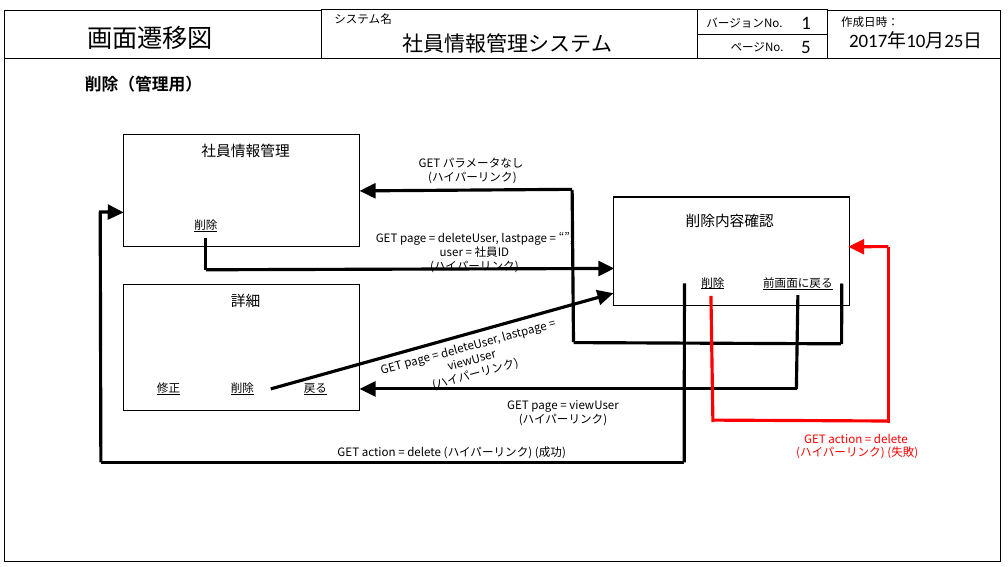
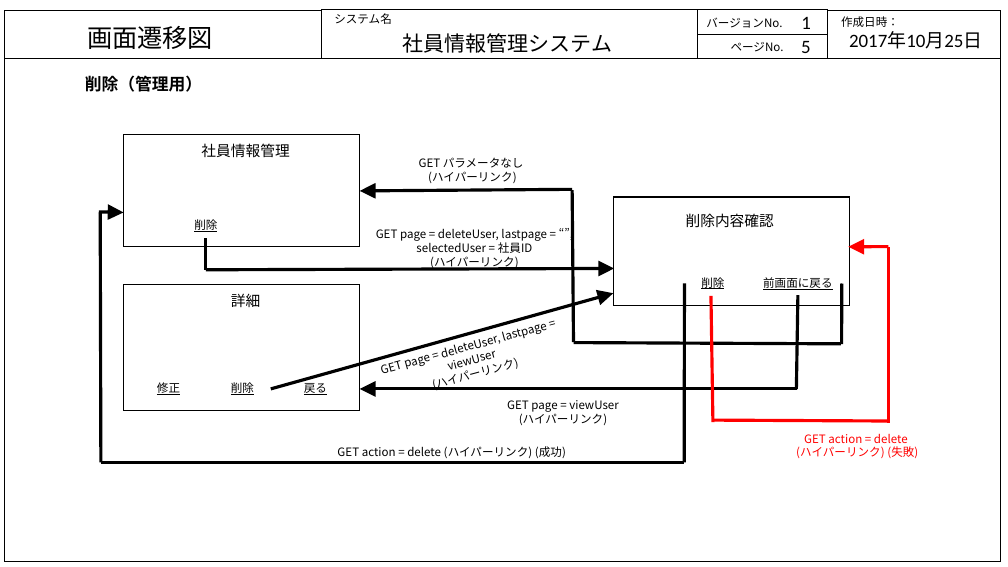
Before and after one commit to java201710/java, a slide deck: slide 5 of 総合演習資料/2.外部設計/画面・状態遷移図_DB.pptx. Drawn at 1008x567 pixels with LibreOffice and Linux fonts; fonts in the diff are those of the drawing. Boxes give left, top, right and bottom in pixels: in the first picture for what was removed or moved away, otherwise in the second. Text is boxed around its words. In the diff, an @@ line names an element or a change of style, - is before the commit and + after.

```diff
--- a/総合演習資料/2.外部設計/画面・状態遷移図_DB.pptx
+++ b/総合演習資料/2.外部設計/画面・状態遷移図_DB.pptx
@@ text at (376,228,547,253): text changed @@
-GET page = deleteUser, lastpage = “”, user = 社員ID
+GET page = deleteUser, lastpage = “”, selectedUser = 社員ID
```
Also in this commit, not shown: 9 other slides changed, 1 slide added, 1 slide removed, 2 other files.
